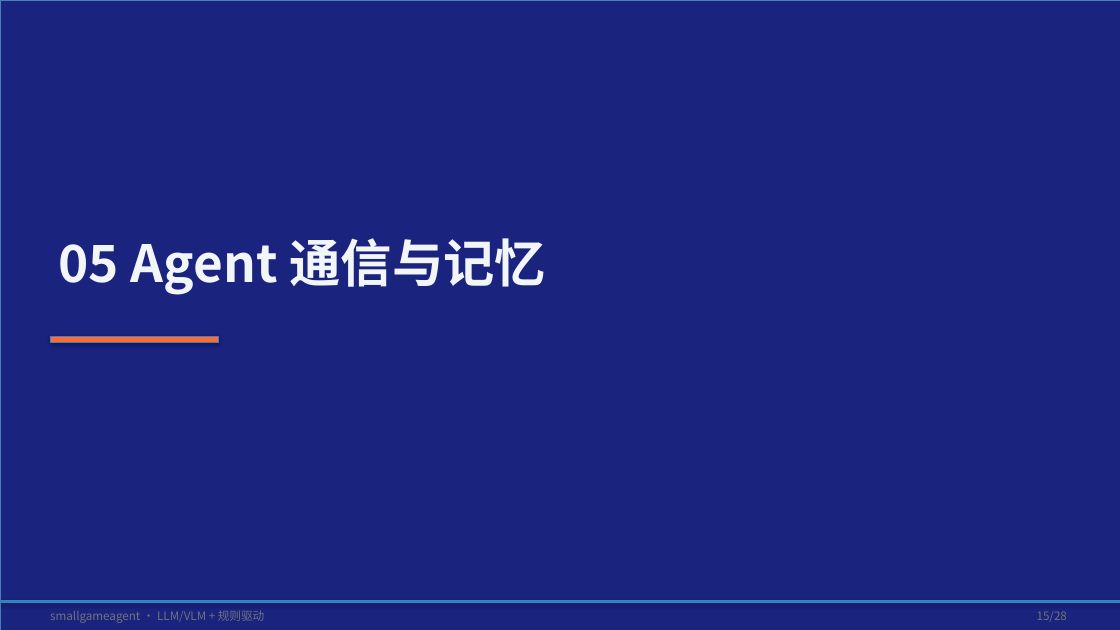
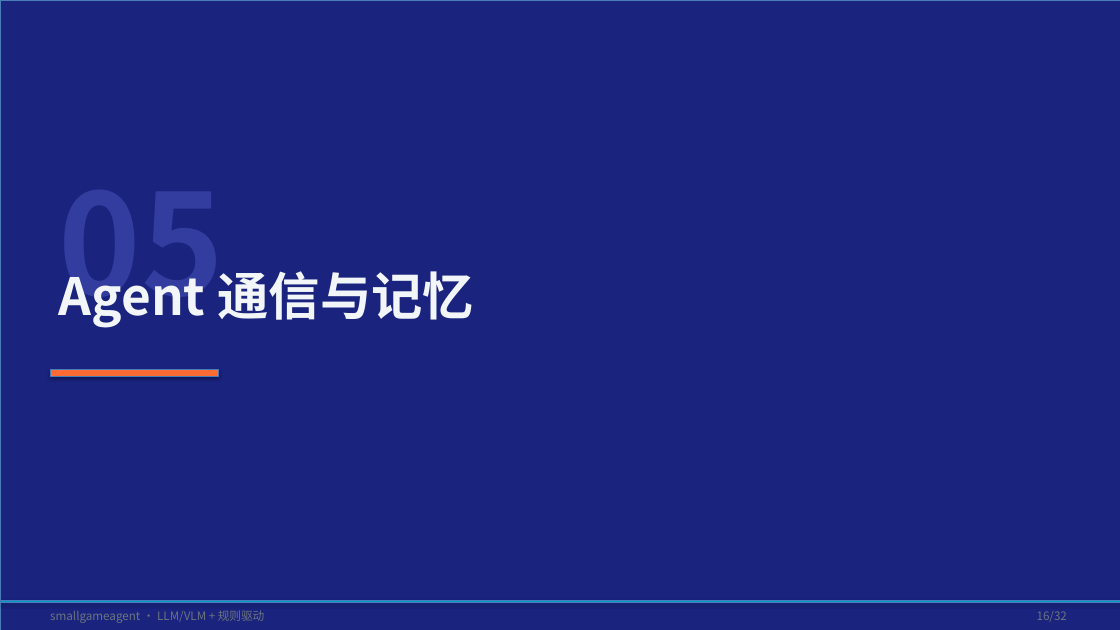
Before and after one commit to tzhazuma/smallgameagent, a slide deck: slide 16 of reports/smallgameagent_report.pptx (slide 15 before the commit). Drawn at 1120x630 pixels with LibreOffice and Linux fonts; fonts in the diff are those of the drawing. Boxes give left, top, right and bottom in pixels: in the first picture for what was removed or moved away, otherwise in the second. Text is boxed around its words. In the diff, an @@ line names an element or a change of style, - is before the commit and + after.

```diff
--- a/reports/smallgameagent_report.pptx
+++ b/reports/smallgameagent_report.pptx
@@ text at box(59, 271, 474, 328): text changed @@
-05 Agent 通信与记忆
+Agent 通信与记忆
@@ text added at box(59, 273, 224, 328), 120 pt, text #333DA0, bold @@
+05
@@ rectangle: place and size @@
-rectangle at box(50, 336, 218, 343)
+rectangle at box(50, 370, 218, 376)
@@ text at box(1037, 611, 1067, 621): text changed @@
-15/28
+16/32
```
Also in this commit, not shown: 26 other slides changed, 5 slides added, 1 slide removed, 8 other files.
